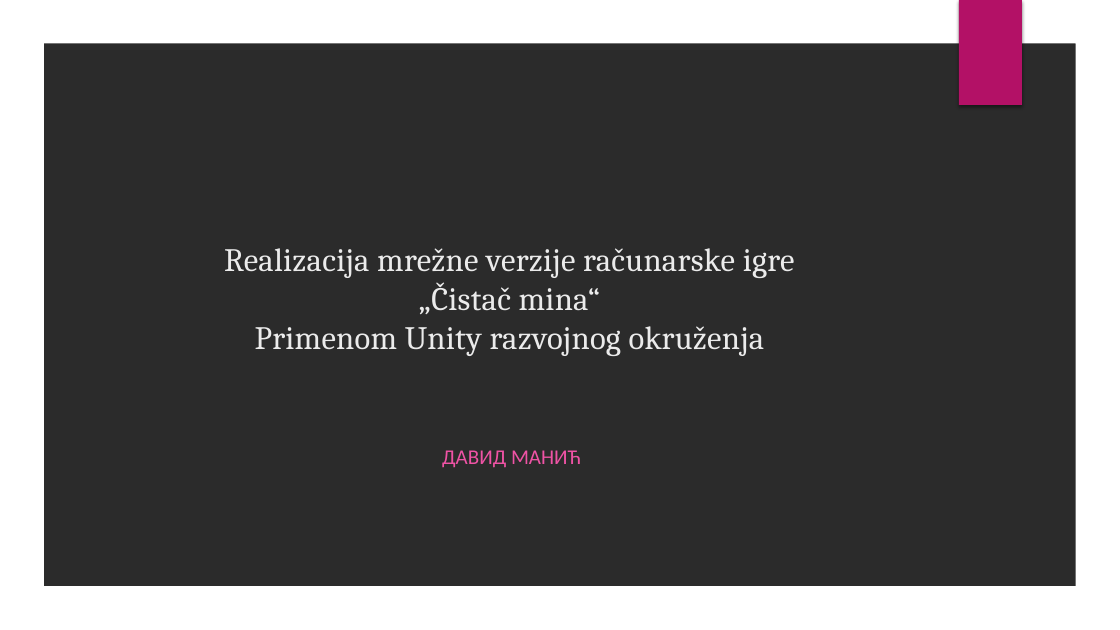
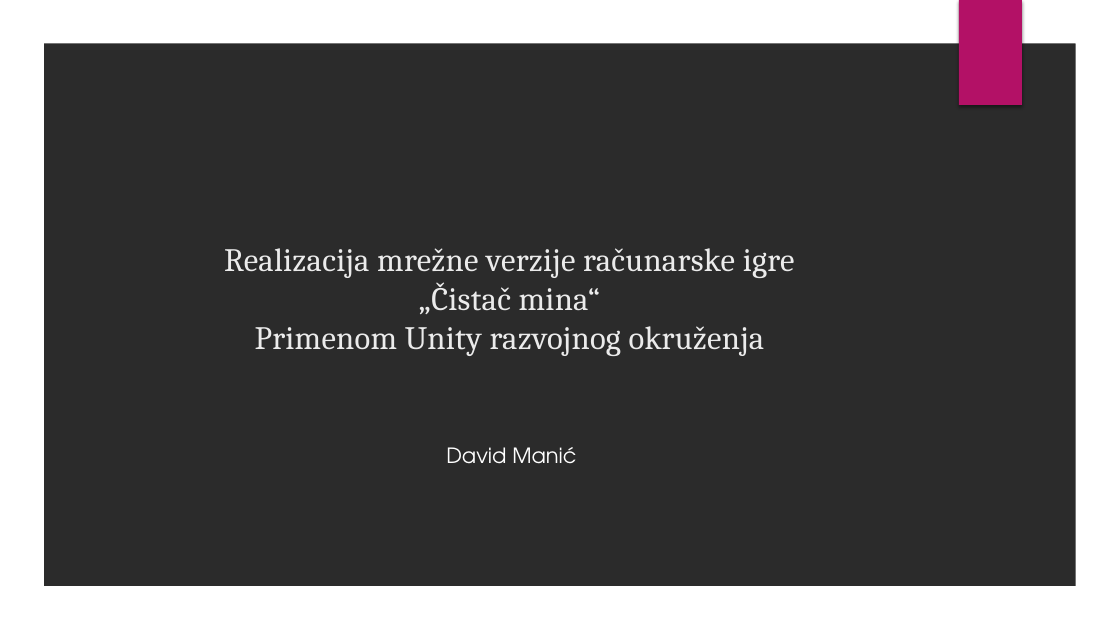
Before and after one commit to DavidManic/MineSweepersServer, a slide deck: slide 1 of Prezentacija.pptx. Drawn at 1120x630 pixels with LibreOffice and Linux fonts; fonts in the diff are those of the drawing; background and template pictures are left out; a plain dark background stands for a picture behind light text. Boxes give left, top, right and bottom in pixels: in the first picture for what was removed or moved away, otherwise in the second. Text is boxed around its words. In the diff, an @@ line names an element or a change of style, - is before the commit and + after.

```diff
--- a/Prezentacija.pptx
+++ b/Prezentacija.pptx
@@ text added at (446,447,576,464), 18 pt, text #FFFFFF @@
+David Manić
@@ subtitle removed at (442,450,581,468) @@
-ДАВИД МАНИЋ
```
Also in this commit, not shown: 10 slides added, 16 slides removed, 15 other files.
